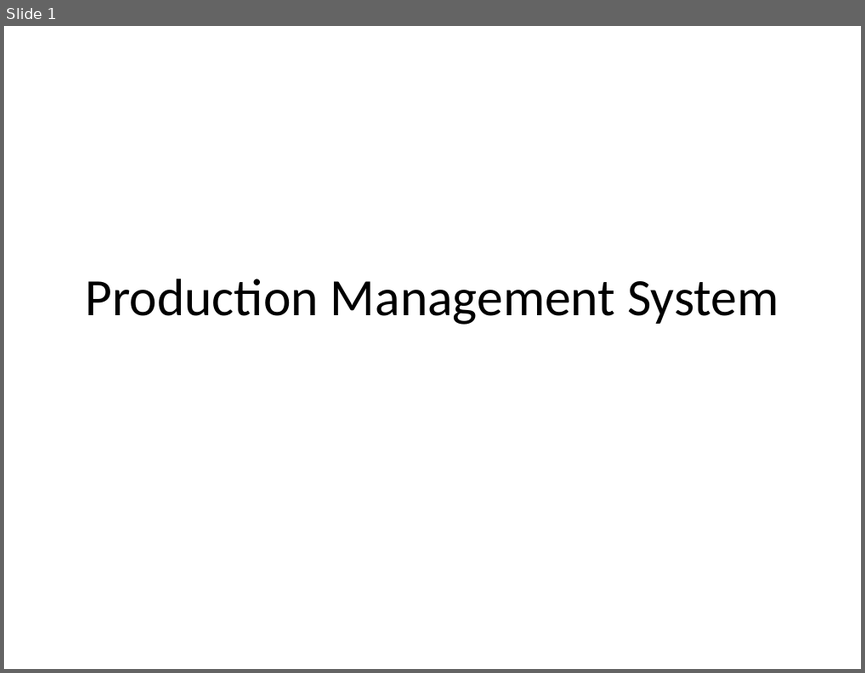
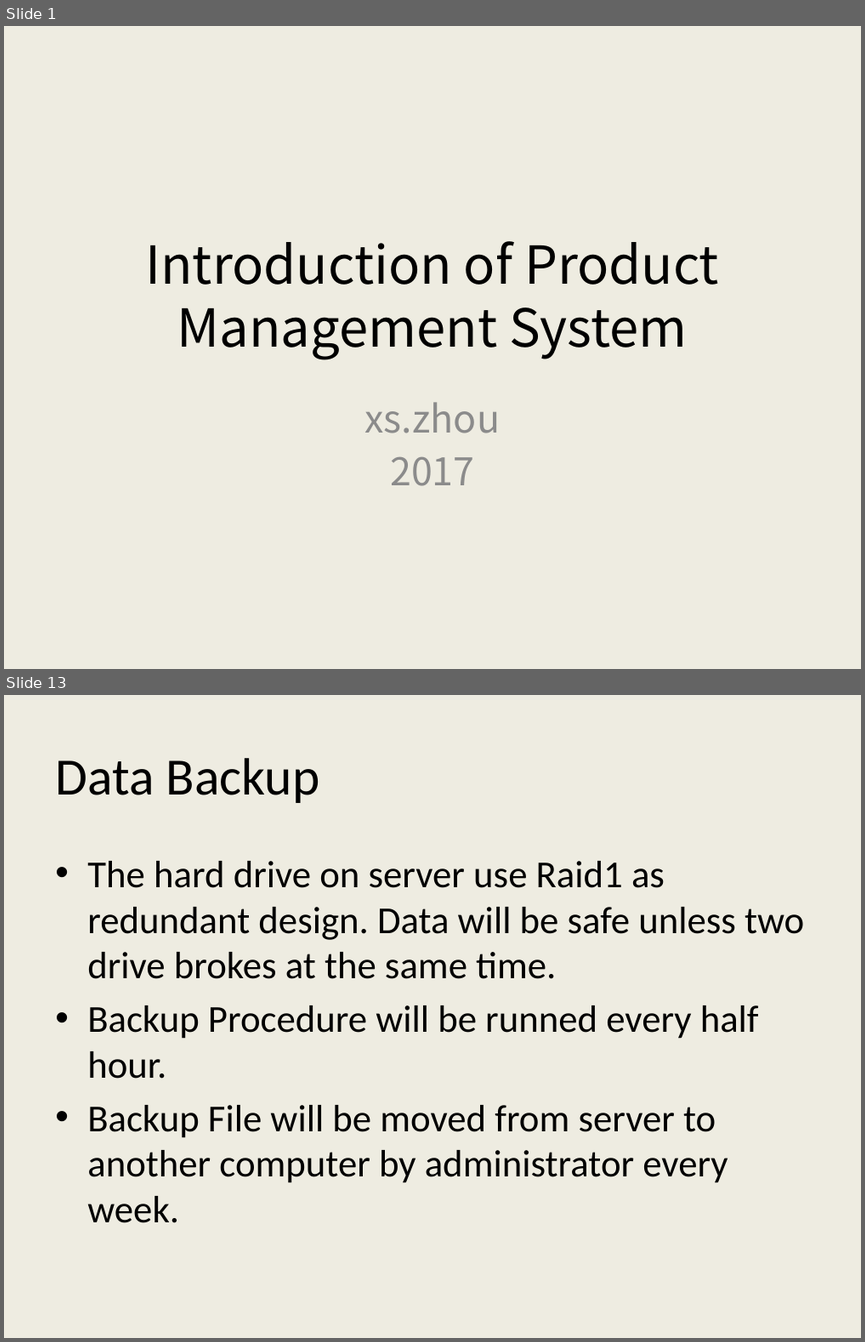
Before and after one commit to AlecSPb/PMS, a slide deck: PMSClient/Resource/Files/pmshelp_en.pptx. Shown one above the other, each under a label of ours: slide 1 before the commit, slides 1 and 13 after it; the slides between them are not shown. The pictures are 865x673 and 865x1342 pixels, drawn with LibreOffice and Linux fonts; fonts in the diff are those of the drawing. Boxes give left, top, right and bottom in pixels: in the first picture for what was removed or moved away, otherwise in the second. Text is boxed around its words. In the diff, an @@ line names an element or a change of style, - is before the commit and + after.

```diff
--- a/PMSClient/Resource/Files/pmshelp_en.pptx
+++ b/PMSClient/Resource/Files/pmshelp_en.pptx
@@ slide 13 added at (4, 695, 861, 1338), background #EEECE1 @@
@@ title added at (55, 758, 320, 803), 44 pt, text #000000 @@
+Data Backup
@@ text added at (87, 861, 804, 1223), 32 pt, text #000000 @@
+• The hard drive on server use Raid1 as redundant design. Data will be safe unless two drive brokes at the same time.
+• Backup Procedure will be runned every half hour.
+• Backup File will be moved from server to another computer by administrator every week.
@@ slide 1 changed as well @@
@@ background #FFFFFF to #EEECE1 @@
@@ title at (145, 241, 719, 360): text changed; font Calibri to Noto Sans CJK SC @@
-Production Management System
+Introduction of Product Management System
@@ subtitle added at (365, 402, 500, 486), 32 pt, text #8C8C8C @@
+xs.zhou
+2017
```
Also in this commit, not shown: 1 other slide changed, 11 other slides added, 10 slides removed, 1 other file.
